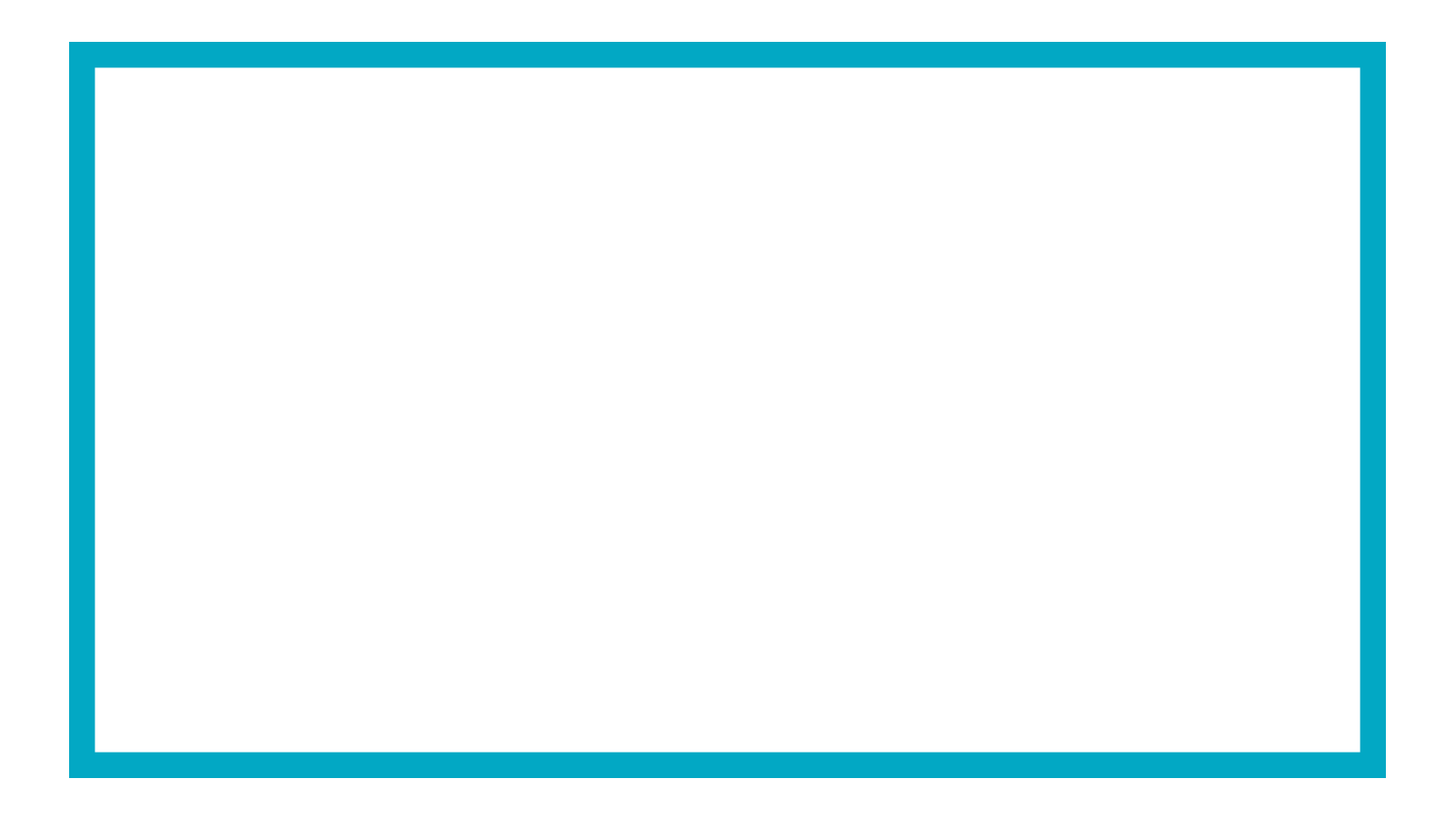
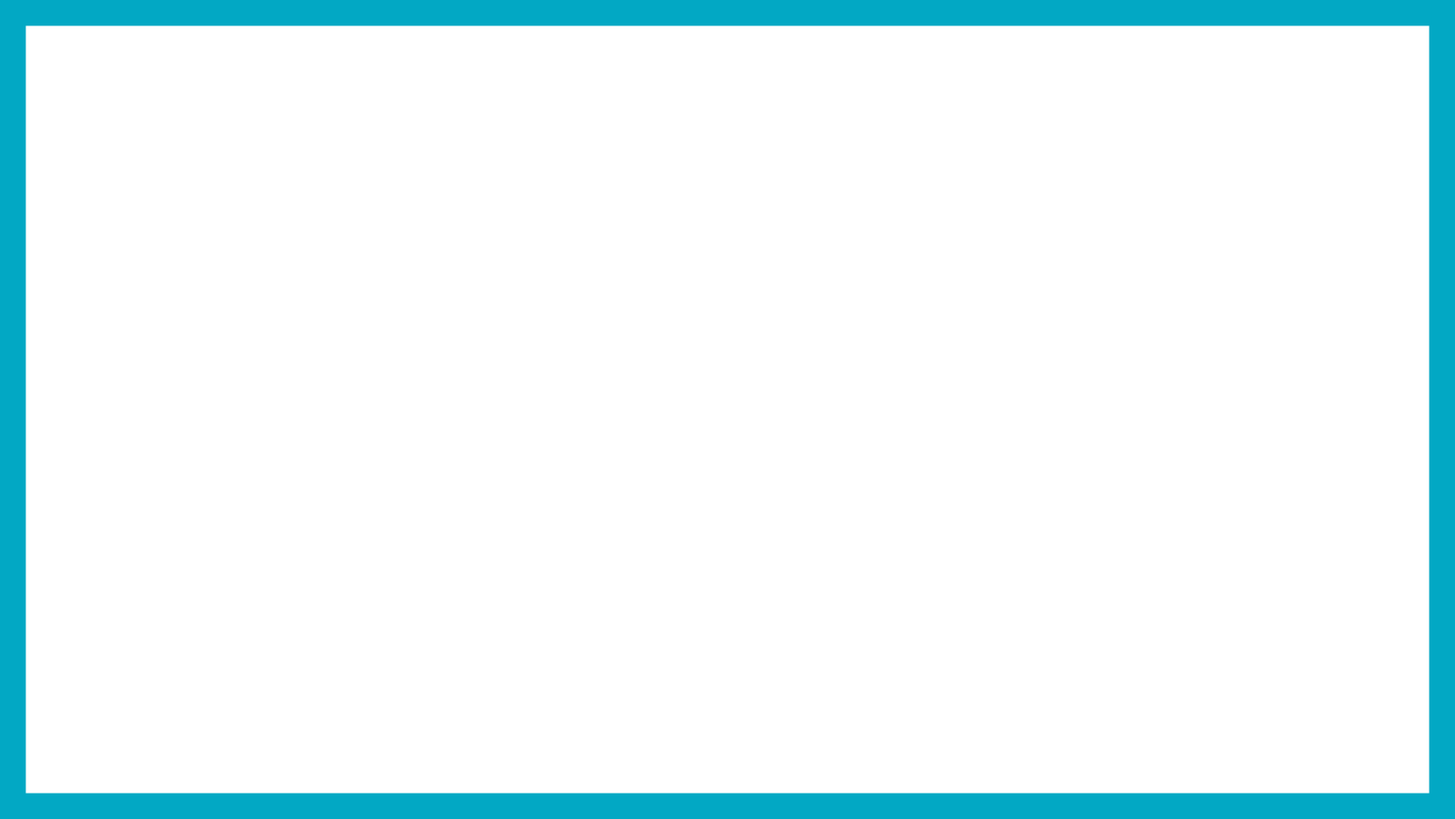
Revision of a layered 1455x819 image; what changed, layer by layer:
painted on "矩形 1" over [0, 0, 1455, 819]
showed "图层 0" over [0, 0, 1455, 819]
